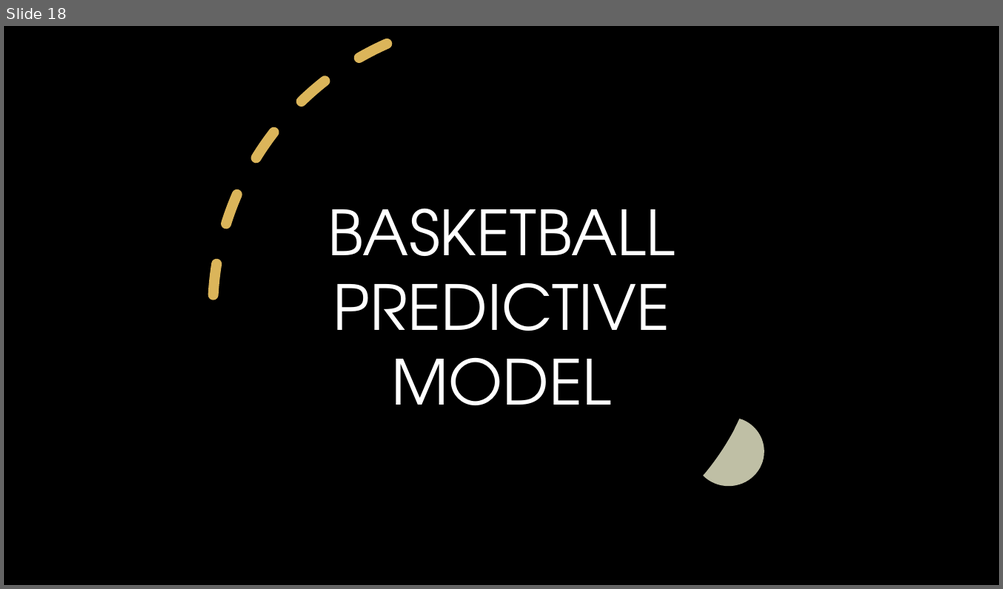
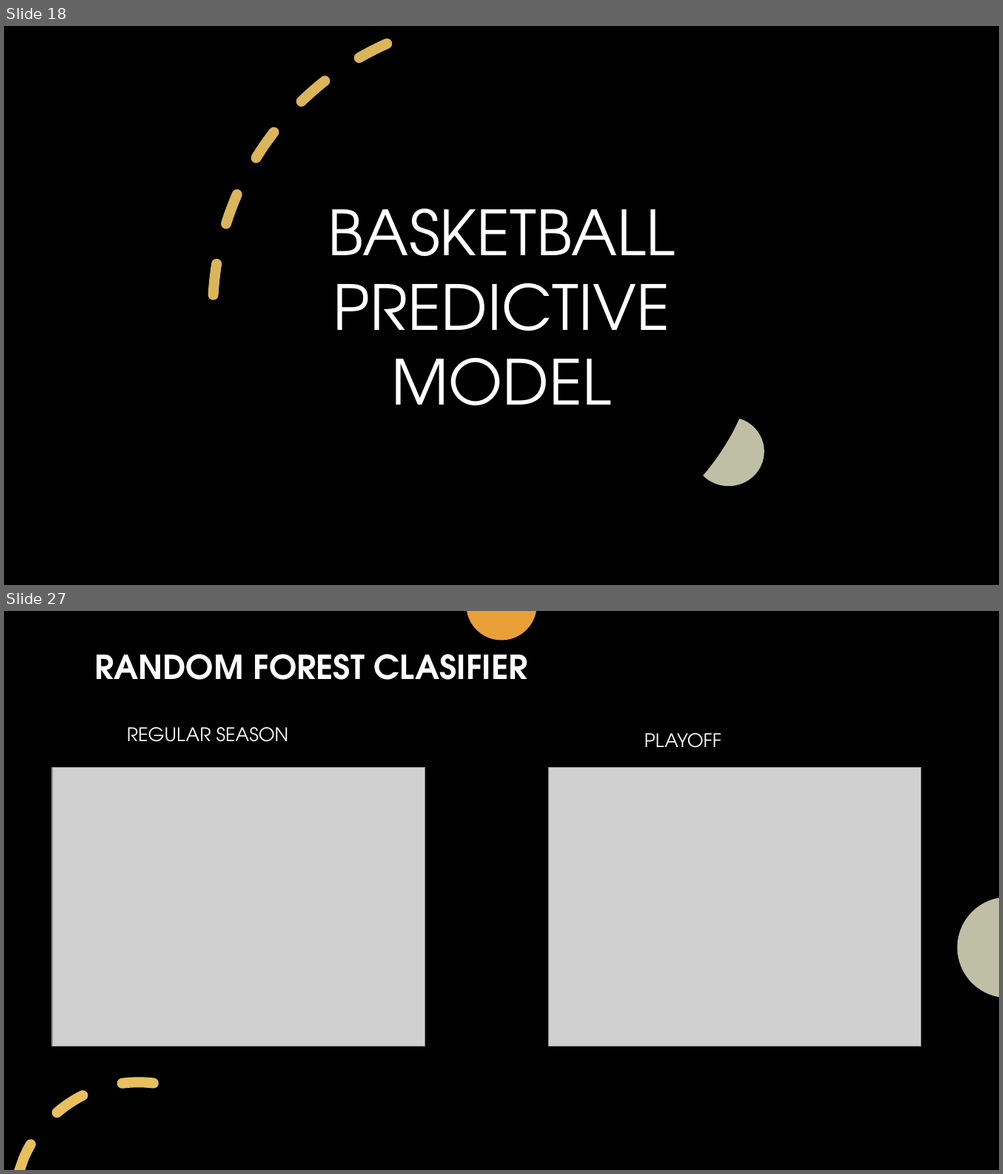
Before and after one commit to skfotedar/Project-2, a slide deck: Sports Analytics cf.pptx. Shown one above the other, each under a label of ours: slide 18 before the commit, slides 18 and 27 after it; the slides between them are not shown. The pictures are 1003x589 and 1003x1174 pixels, drawn with LibreOffice and Linux fonts; fonts in the diff are those of the drawing; grey boxes stand for pictures; background and template pictures are left out. Boxes give left, top, right and bottom in pixels: in the first picture for what was removed or moved away, otherwise in the second. Text is boxed around its words. In the diff, an @@ line names an element or a change of style, - is before the commit and + after.

```diff
--- a/Sports Analytics cf.pptx
+++ b/Sports Analytics cf.pptx
@@ slide 27 added at (4,611,999,1170), background picture (left out) @@
@@ freeform shape added at (466,611,536,640), fill #E9A039 @@
@@ title added at (94,654,528,680), 32 pt, text gradient #FFFFFF to #A6A6A6, bold @@
+RANDOM FOREST CLASIFIER
@@ text added at (127,727,289,742), 18 pt, text #FFFFFF @@
+REGULAR SEASON
@@ text added at (644,733,721,748), 18 pt, text #FFFFFF @@
+PLAYOFF
@@ picture added at (53,768,425,1047) @@
@@ picture added at (548,768,920,1047) @@
@@ freeform shape added at (957,898,999,997), fill #BFBFA5 @@
@@ freeform shape added at (14,1077,159,1170), fill #E7BF5F @@
```
Also in this commit, not shown: 8 other slides added, 9 slides removed, 1 other file.
